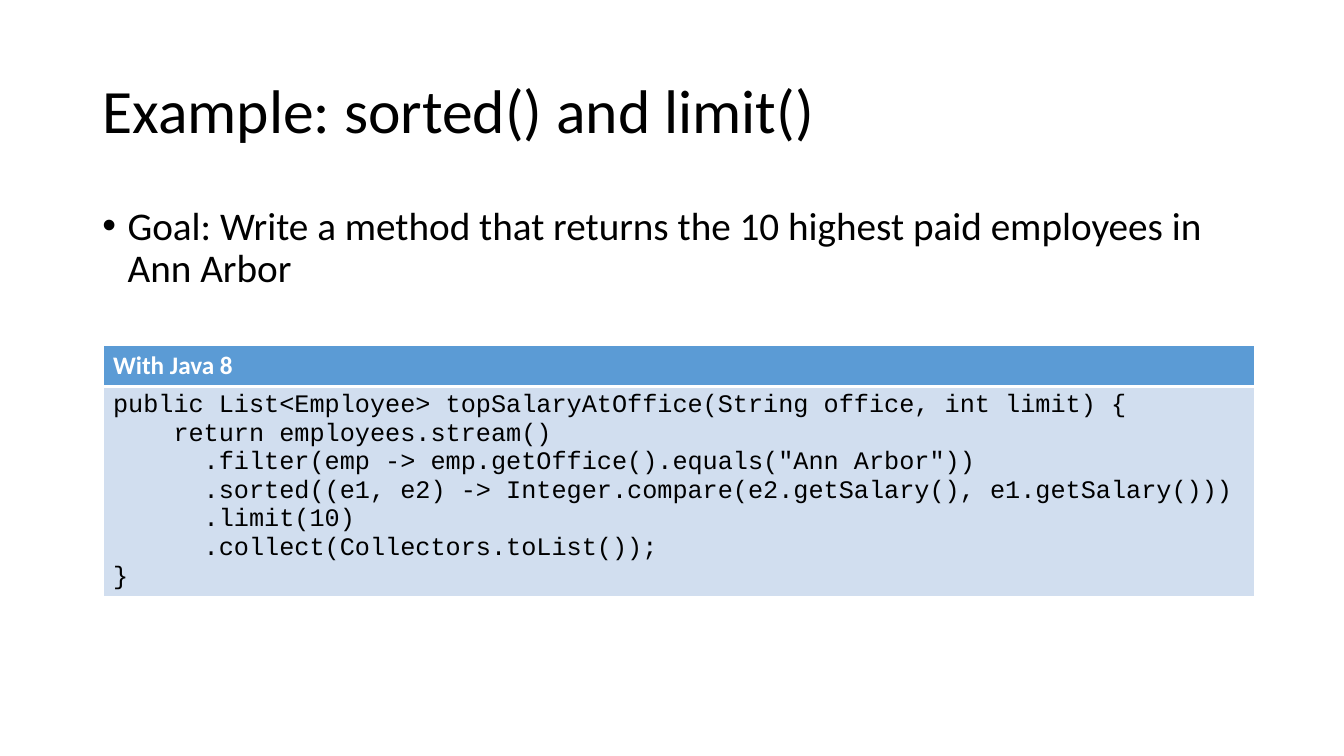
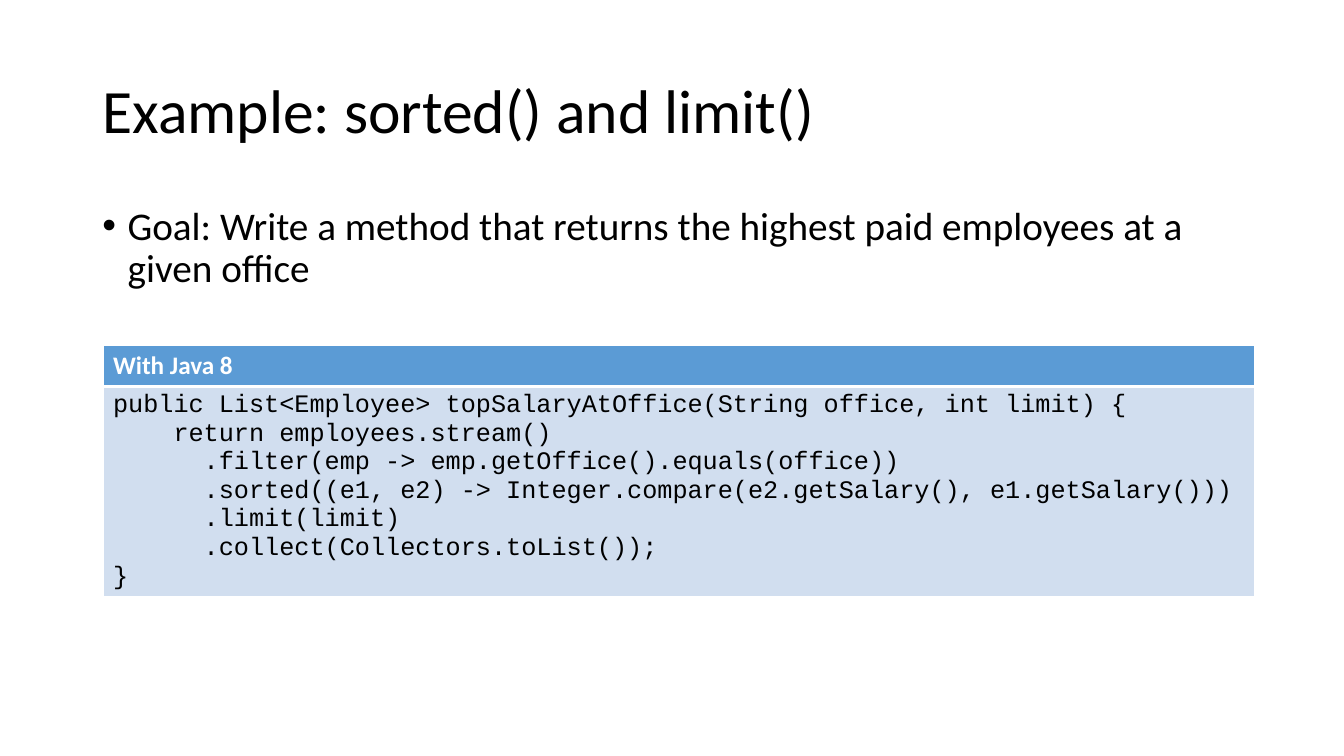
Before and after one commit to jdifebo/java8, a slide deck: slide 50 of presentation.pptx. Drawn at 1344x756 pixels with LibreOffice and Linux fonts; fonts in the diff are those of the drawing. Boxes give left, top, right and bottom in pixels: in the first picture for what was removed or moved away, otherwise in the second. Text is boxed around its words. In the diff, an @@ line names an element or a change of style, - is before the commit and + after.

```diff
--- a/presentation.pptx
+++ b/presentation.pptx
@@ text at bbox=[128, 212, 1183, 289]: text changed @@
-• Goal: Write a method that returns the 10 highest paid employees in Ann Arbor
+• Goal: Write a method that returns the highest paid employees at a given office
@@ table at bbox=[103, 346, 1255, 609] @@
@@ row 2, column 1: "public List<Employee> topSalaryAtOffice(String office, int limit) { return employees.stream() .filter(emp -> emp.getOffice().equals("Ann Arbor")) .sorted((e1, e2) -> Integer.compare(e2.getSalary(), e1.getSalary())) .limit(10) .collect(Collectors.toList()); }" to "public List<Employee> topSalaryAtOffice(String office, int limit) { return employees.stream() .filter(emp -> emp.getOffice().equals(office)) .sorted((e1, e2) -> Integer.compare(e2.getSalary(), e1.getSalary())) .limit(limit) .collect(Collectors.toList()); }" @@
```
Also in this commit, not shown: 3 other slides changed, 2 other files.
